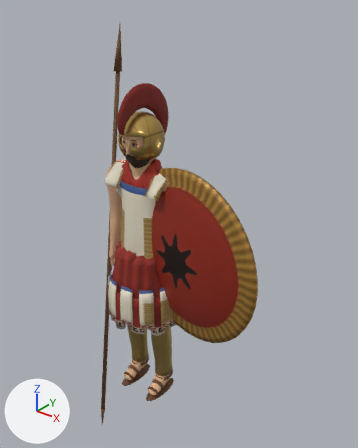
Renders of the glTF model modelos/personaje_hoplita.glb from each side of a commit.
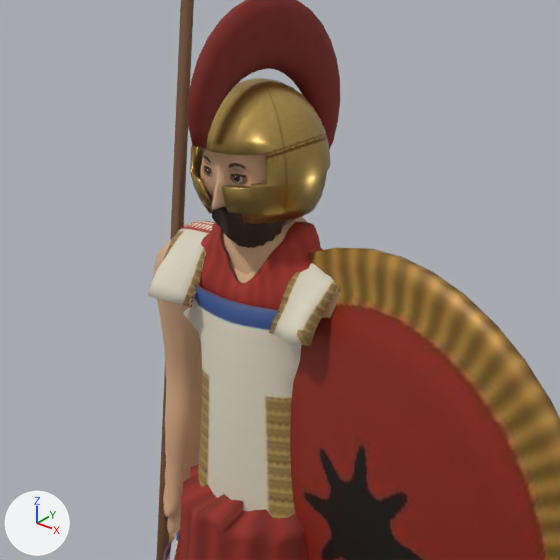
Old and new are each drawn whole from a 50 mm camera at (1.75, -1.89, 2.41) aimed at (0.16, 0.1, 1.17) and again close up on the part from 15% to 68% of the width and 19% to 61% of the height. Lighting does not change. The marker at lower left points along +X, +Y and +Z. The first two pictures are the older version. Vertices at exactly the same position are counted once.

Names of what the first close-up shows: 'casco', 'cimera', 'coraza', 'escudo', 'hombrera', 'hombrera.001', 'hoplita_barba', 'hoplita_cabeza', 'hoplita_cuerpo', 'lanza', 'quiton_corto' and 2 more.
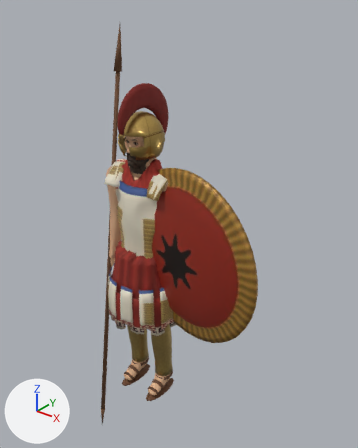
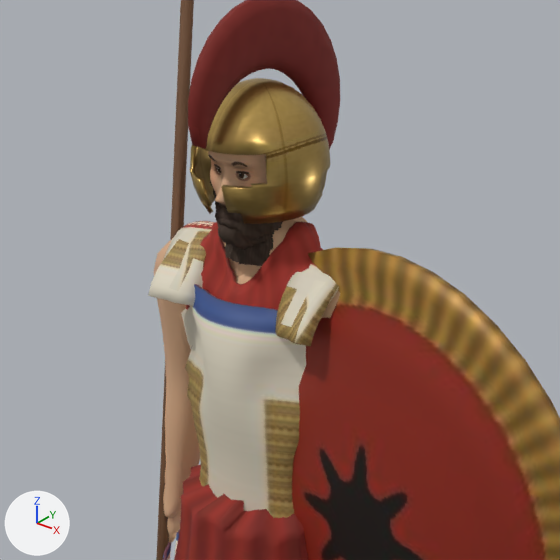
Diff of the bpy script that builds the scene:
```diff
--- a/modelos/personaje_hoplita.glb.py
+++ b/modelos/personaje_hoplita.glb.py
@@ me_coraza @@
-me_coraza.from_pydata(...)  # 1248 vertices, 2496 faces; spans x -0.211..0.211, y -0.126..0.125, z 0.842..1.433
+me_coraza.from_pydata(...)  # 1248 vertices, 2496 faces; spans x -0.211..0.211, y -0.141..0.171, z 0.842..1.432
+# me_coraza part 1: 1077 of 1248 vertices moved; they spanned x -0.205..0.205, y -0.123..0.125, z 0.842..1.433 and now span x -0.205..0.205, y -0.141..0.171, z 0.842..1.432; mean shift (0.001, 0.005, 0.0); largest move (0.0, 0.107, 1.288) -> (0.0, 0.171, 1.287)
 me_coraza.materials.append(mat_coraza)
@@ me_hombrera @@
-me_hombrera.from_pydata(...)  # 150 vertices, 296 faces; spans x 0.098..0.206, y -0.137..0.137, z 1.391..1.514
+me_hombrera.from_pydata(...)  # 150 vertices, 296 faces; spans x 0.094..0.206, y -0.135..0.135, z 1.387..1.514
+# me_hombrera part 2: texture (UV) coordinates of 296 of 296 faces, centred in x 0.1..0.205, y -0.133..0.133, z 1.394..1.513, changed; they spanned u 0.01..0.99, v 0.01..0.98 and now span u 0.01..0.99, v 0.01..0.96
+# edits to the shape of me_hombrera do not show in these pictures
 me_hombrera.materials.append(mat_coraza)
@@ me_hombrera_001 @@
-me_hombrera_001.from_pydata(...)  # 150 vertices, 296 faces; spans x -0.206..-0.098, y -0.137..0.137, z 1.391..1.514
+me_hombrera_001.from_pydata(...)  # 150 vertices, 296 faces; spans x -0.206..-0.093, y -0.135..0.135, z 1.385..1.514
+# me_hombrera_001 part 3: texture (UV) coordinates of 296 of 296 faces, centred in x -0.205..-0.099, y -0.133..0.133, z 1.394..1.513, changed; they spanned u 0.01..0.99, v 0.01..0.99 and now span u 0.01..0.99, v 0.01..0.9
+# edits to the shape of me_hombrera_001 do not show in these pictures
 me_hombrera_001.materials.append(mat_coraza)
@@ me_hoplita_barba @@
-me_hoplita_barba.from_pydata(...)  # 804 vertices, 1493 faces; spans x -0.098..0.098, y -0.115..-0.01, z 1.502..1.641
+me_hoplita_barba.from_pydata(...)  # 1920 vertices, 3612 faces; spans x -0.081..0.083, y -0.119..-0.016, z 1.495..1.65
+# me_hoplita_barba part 4: 802 vertices removed from x -0.098..0.098, y -0.115..-0.01, z 1.502..1.641; 1918 vertices added at x -0.081..0.083, y -0.119..-0.016, z 1.495..1.65
 me_hoplita_barba.materials.append(mat_hoplita_barba)
@@ me_hoplita_cabeza @@
-me_hoplita_cabeza.from_pydata(...)  # 4908 vertices, 9760 faces; spans x -0.099..0.099, y -0.138..0.096, z 1.528..1.774
+me_hoplita_cabeza.from_pydata(...)  # 9397 vertices, 18648 faces; spans x -0.077..0.077, y -0.127..0.094, z 1.495..1.785
+# me_hoplita_cabeza part 5: 3 vertices moved within x -0.061..0.061, y -0.103..-0.041, z 1.592..1.75; 4903 vertices removed from x -0.099..0.099, y -0.138..0.096, z 1.528..1.774; 9392 vertices added at x -0.077..0.077, y -0.127..0.094, z 1.495..1.785
 me_hoplita_cabeza.materials.append(mat_hoplita_cara)
@@ me_quiton_corto @@
-me_quiton_corto.from_pydata(...)  # 3270 vertices, 5856 faces; spans x -0.216..0.219, y -0.226..0.224, z 0.655..1.565
+me_quiton_corto.from_pydata(...)  # 3292 vertices, 5892 faces; spans x -0.216..0.219, y -0.226..0.224, z 0.655..1.565
+# me_quiton_corto part 6: 621 vertices moved from x -0.188..0.188, y -0.091..0.082, z 1.266..1.497 to x -0.187..0.188, y -0.108..0.123, z 1.268..1.497; 176 vertices removed from x -0.189..0.192, y -0.089..0.076, z 1.264..1.491; 198 vertices added at x -0.189..0.191, y -0.115..0.13, z 1.216..1.491
+# other edits to the shape of me_quiton_corto do not show in these pictures
 me_quiton_corto.materials.append(mat_quiton_rojo)
```

What differs and where, as boxes (x1, y1, x2, y2) in the close-ups (560 x 560 px; the box of a moved part takes in the faces that stretch with it):
'coraza', reshaped: before (183, 285, 301, 519); after (181, 284, 306, 518)
'hoplita_barba', reshaped: before (207, 193, 285, 248); after (210, 180, 283, 266)
'hoplita_cabeza', reshaped: before (200, 149, 296, 226); after (208, 151, 267, 209)
part 2 of me_hombrera, surface changed: (275, 264, 339, 346) in both
part 3 of me_hombrera_001, surface changed: (159, 221, 215, 305) in both
part 6 of me_quiton_corto, moved or reshaped: before (187, 246, 323, 310); after (186, 247, 323, 349)
